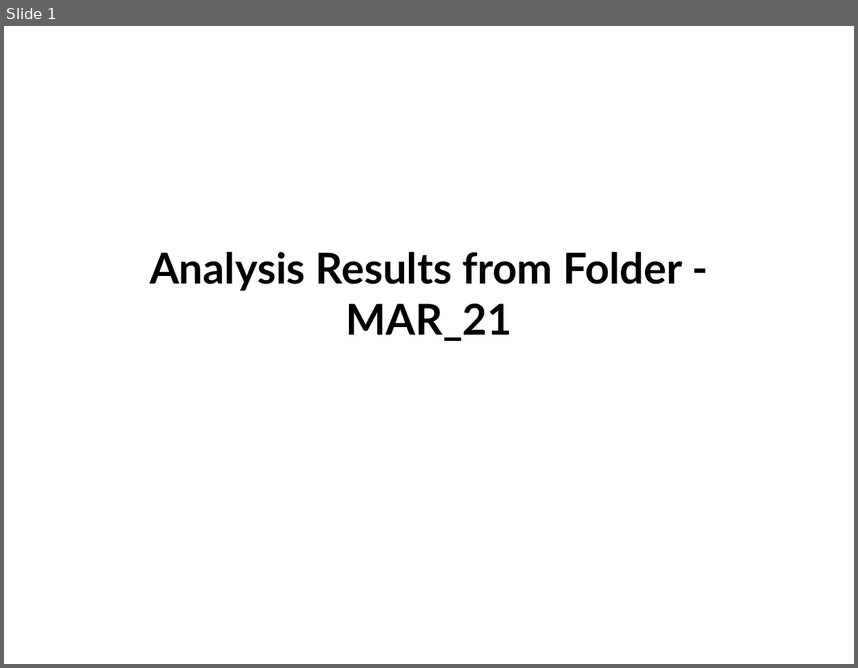
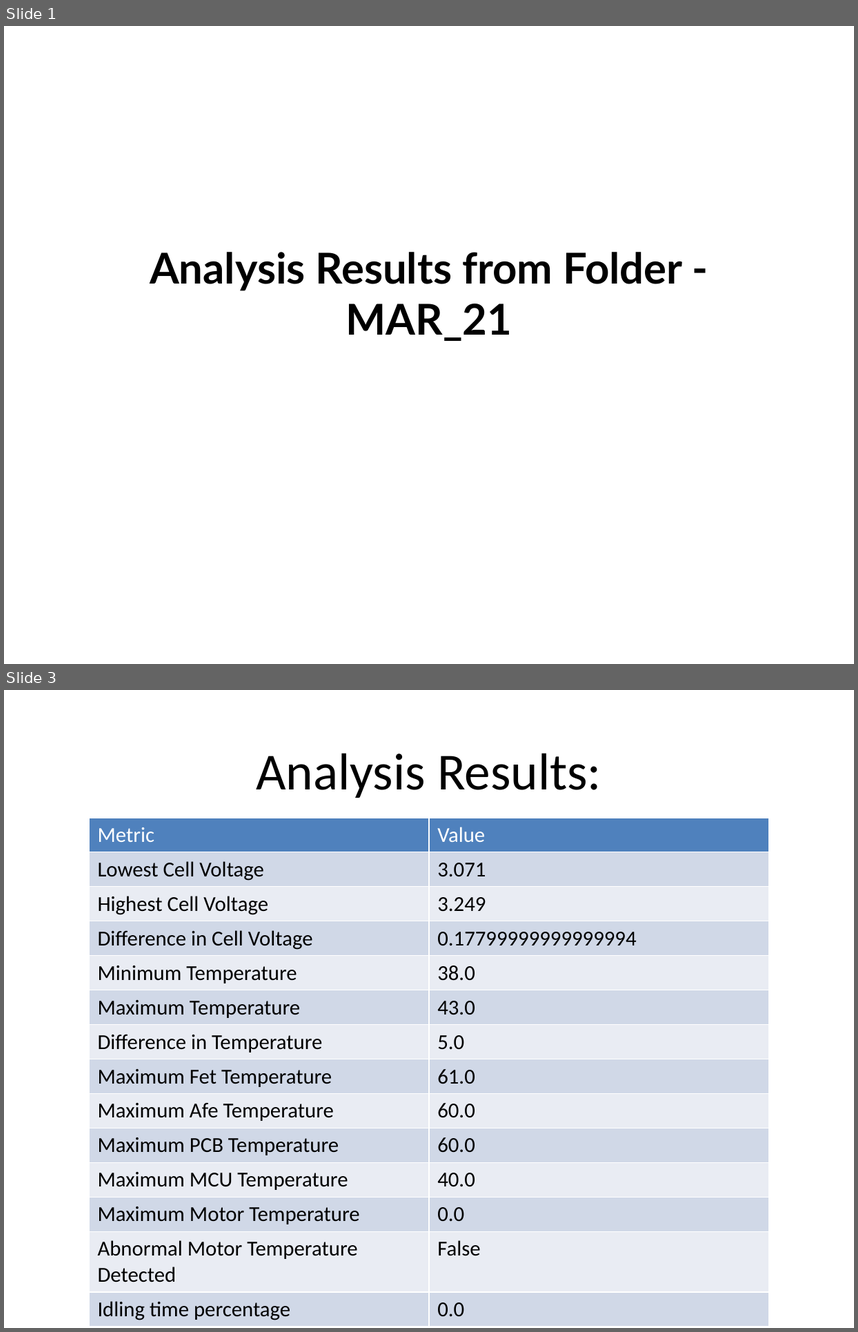
Before and after one commit to annmonrajijames/Automationdashboard, a slide deck: Automationdashboard/MAIN_FOLDER/MAR_21/analysis_MAR_21.pptx. Shown one above the other, each under a label of ours: slide 1 before the commit, slides 1 and 3 after it; the slides between them are not shown. The pictures are 858x668 and 858x1332 pixels, drawn with LibreOffice and Linux fonts; fonts in the diff are those of the drawing. Boxes give left, top, right and bottom in pixels: in the first picture for what was removed or moved away, otherwise in the second. Text is boxed around its words. In the diff, an @@ line names an element or a change of style, - is before the commit and + after.

```diff
--- a/Automationdashboard/MAIN_FOLDER/MAR_21/analysis_MAR_21.pptx
+++ b/Automationdashboard/MAIN_FOLDER/MAR_21/analysis_MAR_21.pptx
@@ slide 3 added at [4, 690, 854, 1328], background #FFFFFF @@
@@ title added at [256, 753, 602, 798], 44 pt, text #000000 @@
+Analysis Results:
@@ table added at [89, 818, 769, 1323], 14 rows, 2 columns @@
+Metric | Value
+Lowest Cell Voltage | 3.071
+Highest Cell Voltage | 3.249
+Difference in Cell Voltage | 0.17799999999999994
+Minimum Temperature | 38.0
+Maximum Temperature | 43.0
+Difference in Temperature | 5.0
+Maximum Fet Temperature | 61.0
+Maximum Afe Temperature | 60.0
+Maximum PCB Temperature | 60.0
+Maximum MCU Temperature | 40.0
+Maximum Motor Temperature | 0.0
+Abnormal Motor Temperature Detected | False
+Idling time percentage | 0.0
```
Also in this commit, not shown: 1 slide changed, 1 other slide added, 1 other file.
